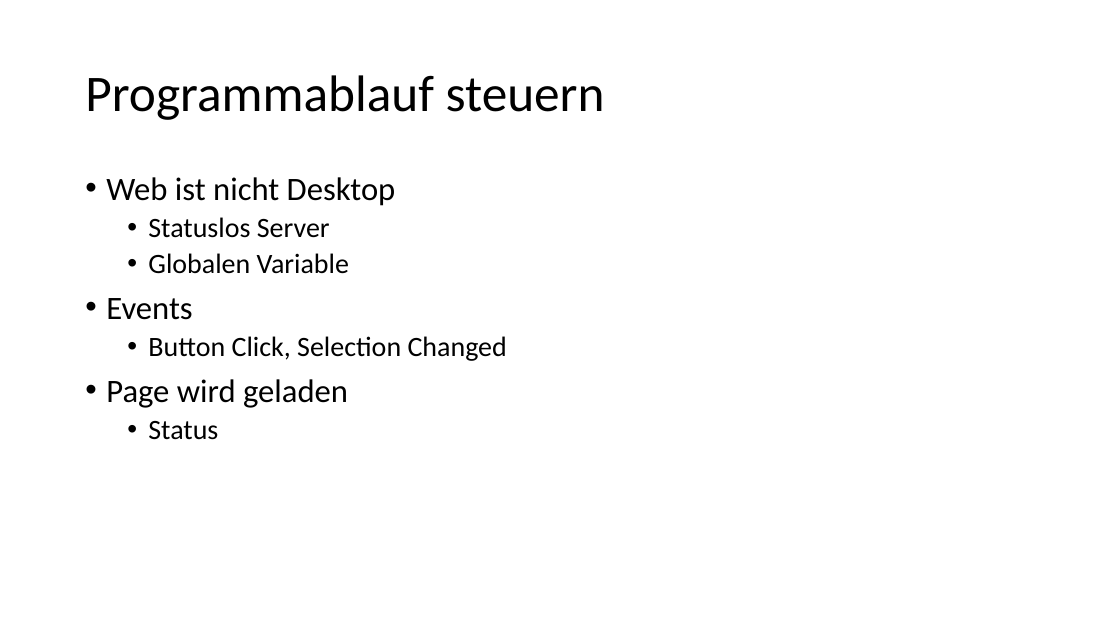
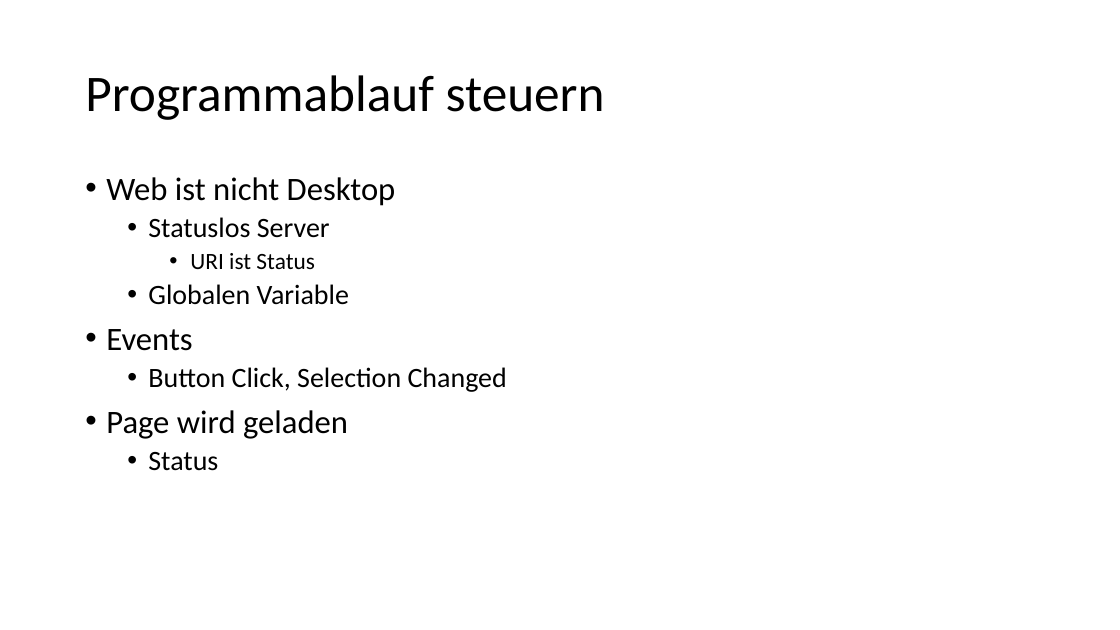
Before and after one commit to ppedvAG/WebformsKurs, a slide deck: slide 10 of 05AddingFunctionality.pptx. Drawn at 1120x630 pixels with LibreOffice and Linux fonts; fonts in the diff are those of the drawing. Boxes give left, top, right and bottom in pixels: in the first picture for what was removed or moved away, otherwise in the second. Text is boxed around its words. In the diff, an @@ line names an element or a change of style, - is before the commit and + after.

```diff
--- a/05AddingFunctionality.pptx
+++ b/05AddingFunctionality.pptx
@@ text at (190, 253, 315, 269): paragraph added @@
+    • URI ist Status
```
Also in this commit, not shown: 1 other slide changed, 13 other files.
